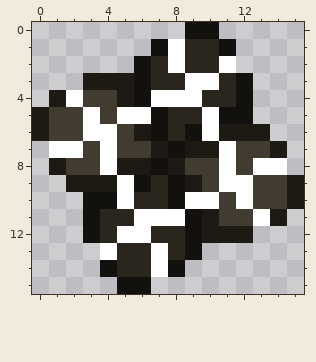
Two states of a pixel-art sprite, src/main/resources/pack.png. The picture above was drawn from the file before the commit.
The file is 128x128 pixels, drawn in blocks of 8x8; one block is one cell here.
The result:
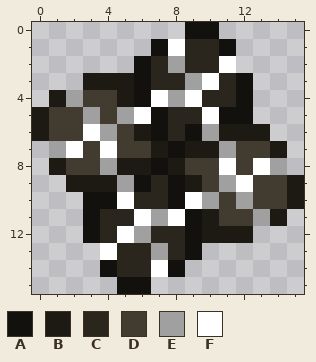
Palette (. is transparent): A #13110d  B #1d1a14  C #2b261d  D #423b2f  E #a0a0a0  F #ffffff
Changes in this commit:
Colour F becomes colour E in row 2 at x 8; in row 3 at x 9; in row 4 at x 2 and 8; in row 5 at x 3 and 5; in row 6 at x 4 and 10; in row 7 at x 1 and 11.
Colour F becomes colour E in row 8 at x 4 and 14; in row 9 at x 5 and 11; in row 10 at x 10 and 12; in row 11 at x 7 and 13; in row 12 at x 6; in row 13 at x 7.
Where, in picture pixels (left, top, right, bottom), the same in both pictures:
changed: (49, 56, 287, 260)
